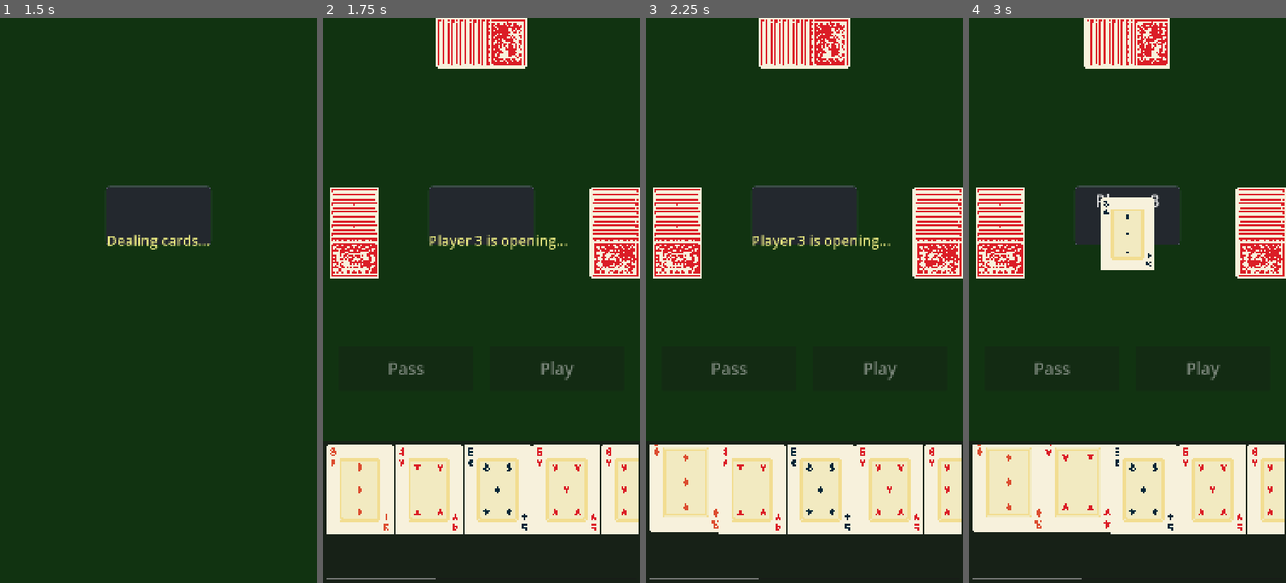
Above: before the commit, frames 1-4 (left to right).
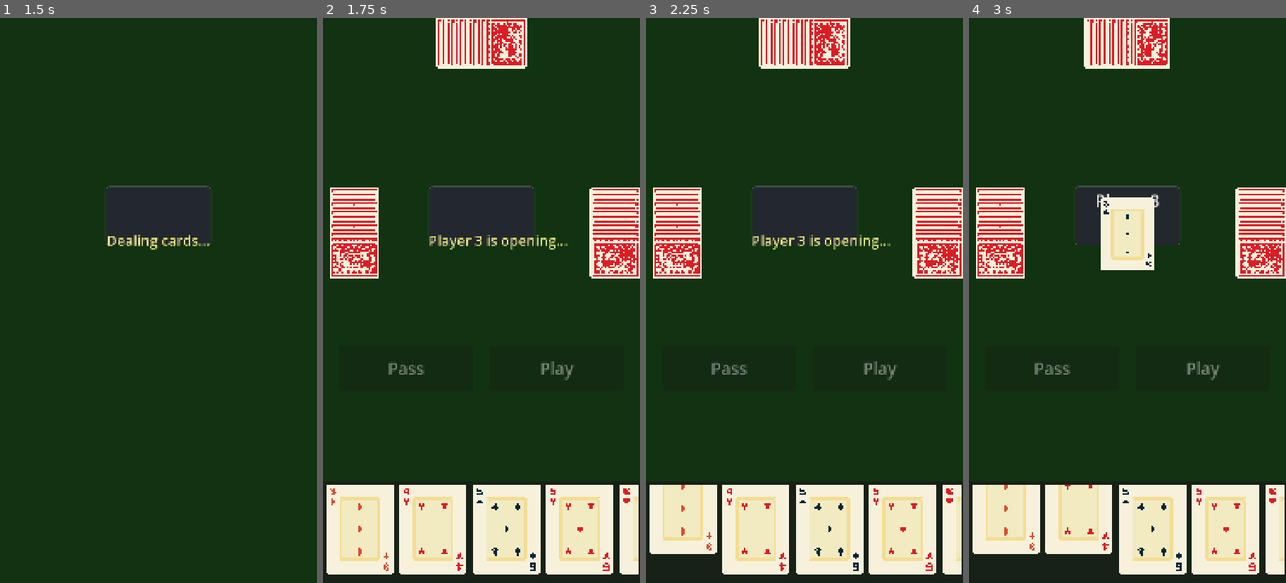
Above: after the commit, the same moments.

Repository: binhrobles/thirteen
Game: Godot game, scene res://scenes/main.tscn
Same seed, same stepped clock (60 frames per second), same inputs: the game is played once before the commit and once after it.
Inputs (mouse positions are in pixels of both pictures, inside the frame that each line leads up to):
- Up to frame 1 (1.5 s): tap Enter at 0.5 s; move the mouse to (158, 215) at 0.52 s; click (158, 215) at 0.67 s; tap Space at 1.25 s; move the mouse to (95, 328) at 1.27 s; click (95, 328) at 1.42 s
- Up to frame 2 (1.75 s): no input
- Up to frame 3 (2.25 s): tap Enter at 2 s; move the mouse to (684, 498) at 2.02 s; click (684, 498) at 2.17 s
- Up to frame 4 (3 s): tap Space at 2.75 s; move the mouse to (1073, 498) at 2.77 s; click (1073, 498) at 2.92 s

Frame 1 is identical in both runs. In frame 2, 18% of the frame differs, in the area x 1-100%, y 75-100%; in frame 3, 18%; in frame 4, 17%.

Commit message:
Improve UI layout and z-index hierarchy
- Set background z_index to -100 for proper layering
- Made card selection lift height-relative (20% of card height)
- Removed scaling from selection animation
- Adjusted player hand position (82% down) to accommodate lifted cards
- Updated player hand z_index to 100 for proper rendering
- Updated button positioning comment for clarity

Co-Authored-By: Claude Sonnet 4.5 <noreply@anthropic.com>

Diff:
--- a/scenes/main.tscn
+++ b/scenes/main.tscn
@@ -12,6 +12,8 @@
 script = ExtResource("1")
 
 [node name="Background" type="ColorRect" parent="."]
+z_index = -100
+z_as_relative = false
 layout_mode = 1
 anchors_preset = 15
 anchor_right = 1.0
--- a/scripts/card_sprite.gd
+++ b/scripts/card_sprite.gd
@@ -13,9 +13,7 @@
 const BASE_HEIGHT_PERCENT := 0.18  # 18% of viewport height
 const ASPECT_RATIO := 0.667  # width/height ratio (2:3)
 
-## Selection animation - lift card up
-const SELECTED_LIFT_AMOUNT := -40  # Pixels to lift up when selected
-const SELECTED_SCALE := 1.1  # Scale multiplier when selected
+## Selection animation - lift card up (no scaling)
 
 
 ## Card sprite path
@@ -128,14 +126,14 @@
 	is_selected = selected
 
 	if selected:
-		# Lift card up and scale slightly larger
-		position.y = SELECTED_LIFT_AMOUNT
-		scale = Vector2.ONE * SELECTED_SCALE
+		# Lift card up by 20% of card height
+		var card_height := size.y
+		var lift_amount := card_height * 0.20
+		position.y = -lift_amount
 		z_index = 10  # Render on top of other cards
 	else:
-		# Return to normal position and scale
+		# Return to normal position
 		position.y = 0
-		scale = Vector2.ONE
 		z_index = 0
 
 
--- a/scripts/main.gd
+++ b/scripts/main.gd
@@ -41,8 +41,8 @@
 	title_label.visible = false
 	subtitle_label.visible = false
 
-	# Position buttons between play area (ends at 65%) and player hand (starts at 75%)
-	# Buttons go from 58% to 66% of screen height (shifted up for lifted cards)
+	# Position buttons between play area (ends at ~47%) and player hand (starts at 82%)
+	# Buttons go from 58% to 66% of screen height
 	var button_top := 0.58
 	var button_bottom := 0.66
 
--- a/scripts/player_hand.gd
+++ b/scripts/player_hand.gd
@@ -12,8 +12,7 @@
 var card_sprites: Array = []
 
 ## Card overlap amount (cards will overlap by this many pixels)
-const CARD_OVERLAP := 30
-const CARD_SPACING := 5
+const CARD_SPACING := 20
 
 
 func _ready() -> void:
@@ -22,15 +21,16 @@
 
 func _setup_ui() -> void:
 	"""Create the scroll container and card container"""
-	# Position at bottom of screen - use viewport-relative height (25% of screen)
-	anchor_top = 0.75
+	# Position at bottom of screen - moved down to give space for lifted cards (18% of screen)
+	anchor_top = 0.82
 	anchor_bottom = 1.0
 	anchor_left = 0.0
 	anchor_right = 1.0
 	offset_top = 0
 	offset_bottom = 0
 	grow_vertical = Control.GROW_DIRECTION_BEGIN
-	z_index = 5  # Render above play area and buttons
+	z_index = 100  # Render above everything
+	z_as_relative = false  # Use absolute z-index
 
 	# Add semi-transparent background
 	var background := ColorRect.new()
